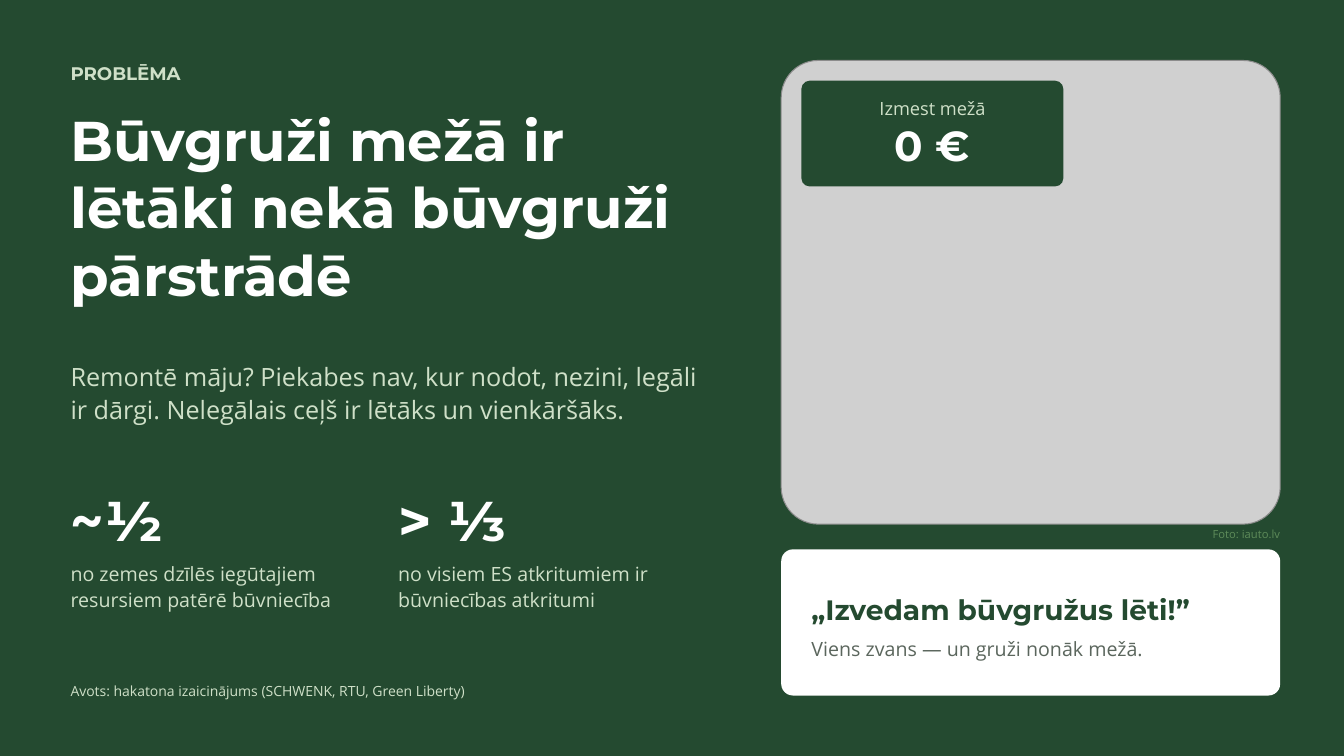
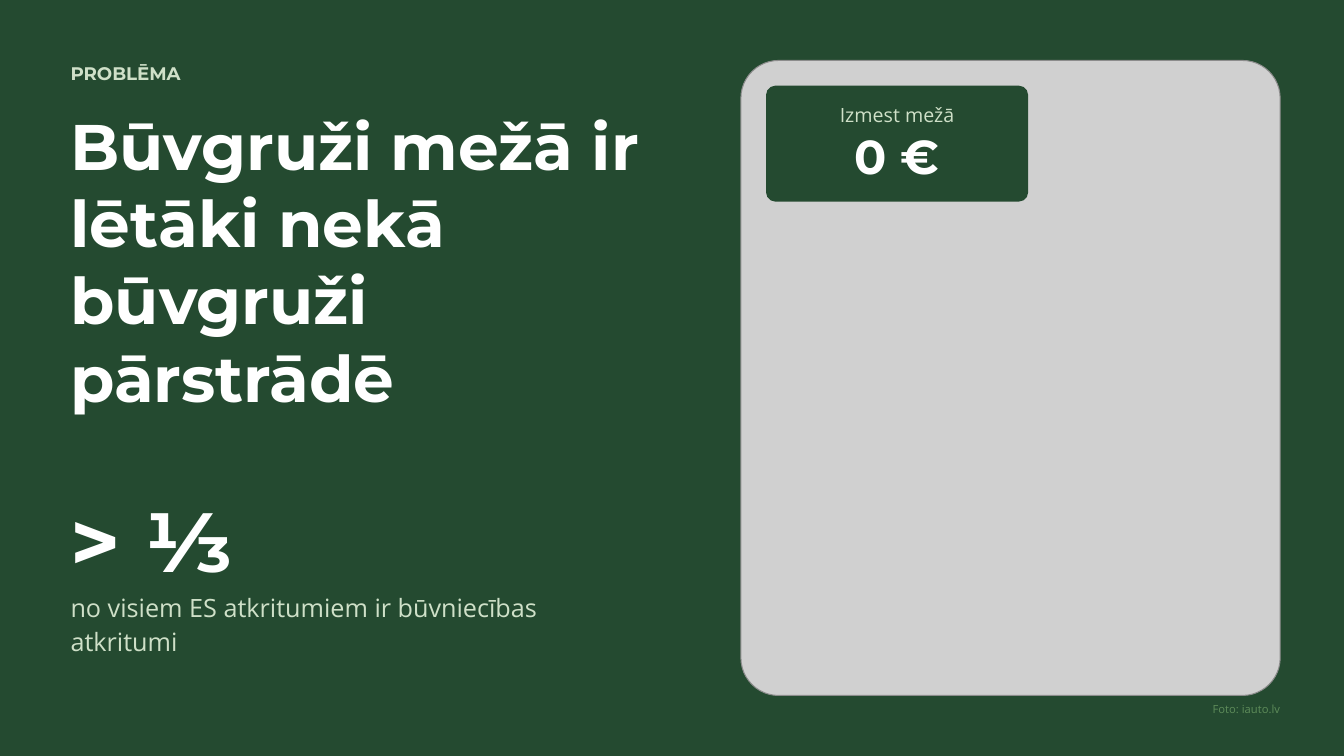
Before and after one commit to cimagustavs/Projekti_majaslapas, a slide deck: slide 1 of hakatons/buvgruzu-birza.pptx. Drawn at 1344x756 pixels with LibreOffice and Linux fonts; fonts in the diff are those of the drawing; grey boxes stand for pictures. Boxes give left, top, right and bottom in pixels: in the first picture for what was removed or moved away, otherwise in the second. Text is boxed around its words. In the diff, an @@ line names an element or a change of style, - is before the commit and + after.

```diff
--- a/hakatons/buvgruzu-birza.pptx
+++ b/hakatons/buvgruzu-birza.pptx
@@ picture: place and size @@
-picture at <box>781,60,1280,524</box>
+picture at <box>741,60,1280,696</box>
@@ text "Izmest mežā": place and size @@
-text "Izmest mežā" at <box>879,101,986,162</box>
+text "Izmest mežā" at <box>840,107,954,175</box>
@@ text "Izmest mežā" at <box>840,107,954,175</box>: size 13 to 14 pt in "Izmest mežā"; size 30 to 34 pt in "0 €" @@
@@ rounded rectangle: place and size @@
-rounded rectangle at <box>802,81,1064,187</box>
+rounded rectangle at <box>766,86,1028,202</box>
@@ text "Būvgruži mežā ir lētāki nekā ..." at <box>71,119,639,415</box>: size 40 to 46 pt @@
@@ text removed at <box>71,367,697,425</box> @@
-Remontē māju? Piekabes nav, kur nodot, nezini, legāli ir dārgi. Nelegālais ceļš ir lētāks un vienkāršāks.
@@ text "> ⅓": place and size @@
-text "> ⅓" at <box>447,501,505,542</box>
+text "> ⅓" at <box>145,513,233,573</box>
@@ text "> ⅓" at <box>145,513,233,573</box>: size 40 to 60 pt @@
@@ text removed at <box>71,501,163,541</box> @@
-~½
@@ text removed at <box>71,566,331,612</box> @@
-no zemes dzīlēs iegūtajiem resursiem patērē būvniecība
@@ rounded rectangle removed at <box>781,549,1280,696</box> @@
@@ text "no visiem ES atkritumiem ir ...": place and size @@
-text "no visiem ES atkritumiem ir ..." at <box>398,566,648,607</box>
+text "no visiem ES atkritumiem ir ..." at <box>71,598,537,651</box>
@@ text "no visiem ES atkritumiem ir ..." at <box>71,598,537,651</box>: size 14 to 18 pt @@
@@ text removed at <box>811,598,1190,661</box> @@
-„Izvedam būvgružus lēti!”
-Viens zvans — un gruži nonāk mežā.
@@ text removed at <box>71,685,465,700</box> @@
-Avots: hakatona izaicinājums (SCHWENK, RTU, Green Liberty)
@@ text "Foto: iauto.lv": place and size @@
-text "Foto: iauto.lv" at <box>1213,530,1280,538</box>
+text "Foto: iauto.lv" at <box>1213,705,1280,713</box>
```
Also in this commit, not shown: 2 other slides changed, 4 other files.
